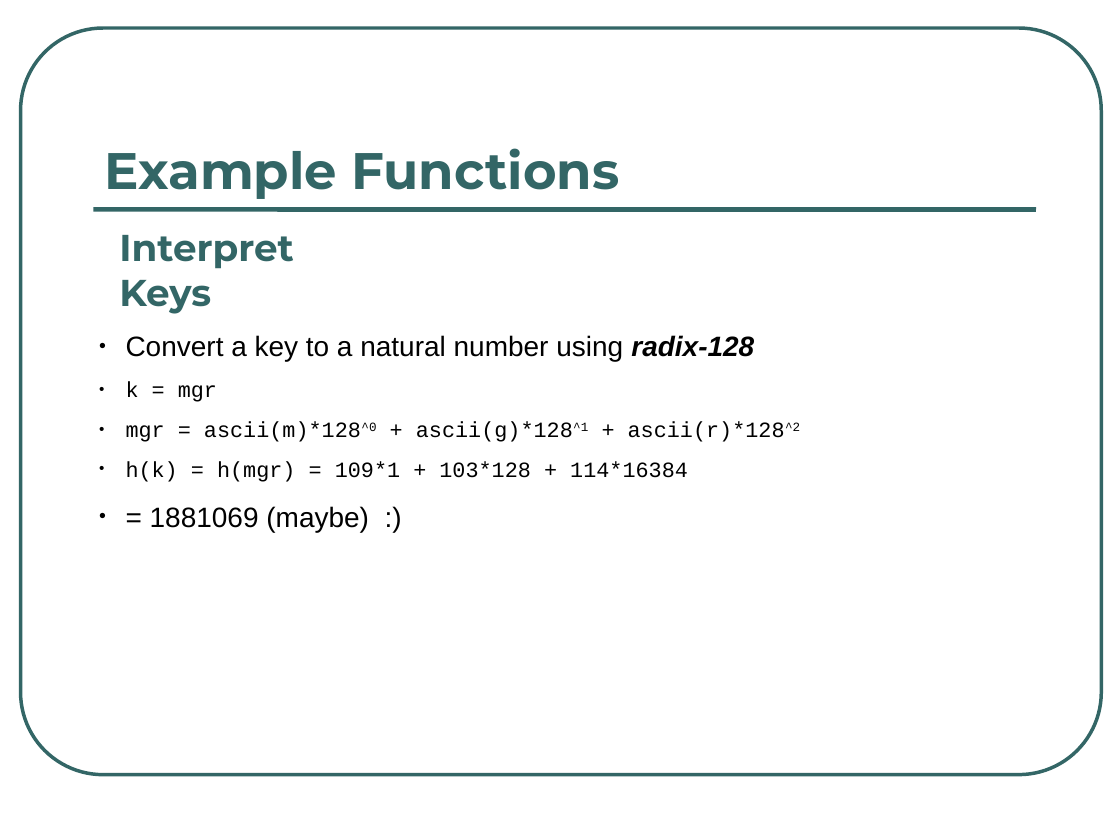
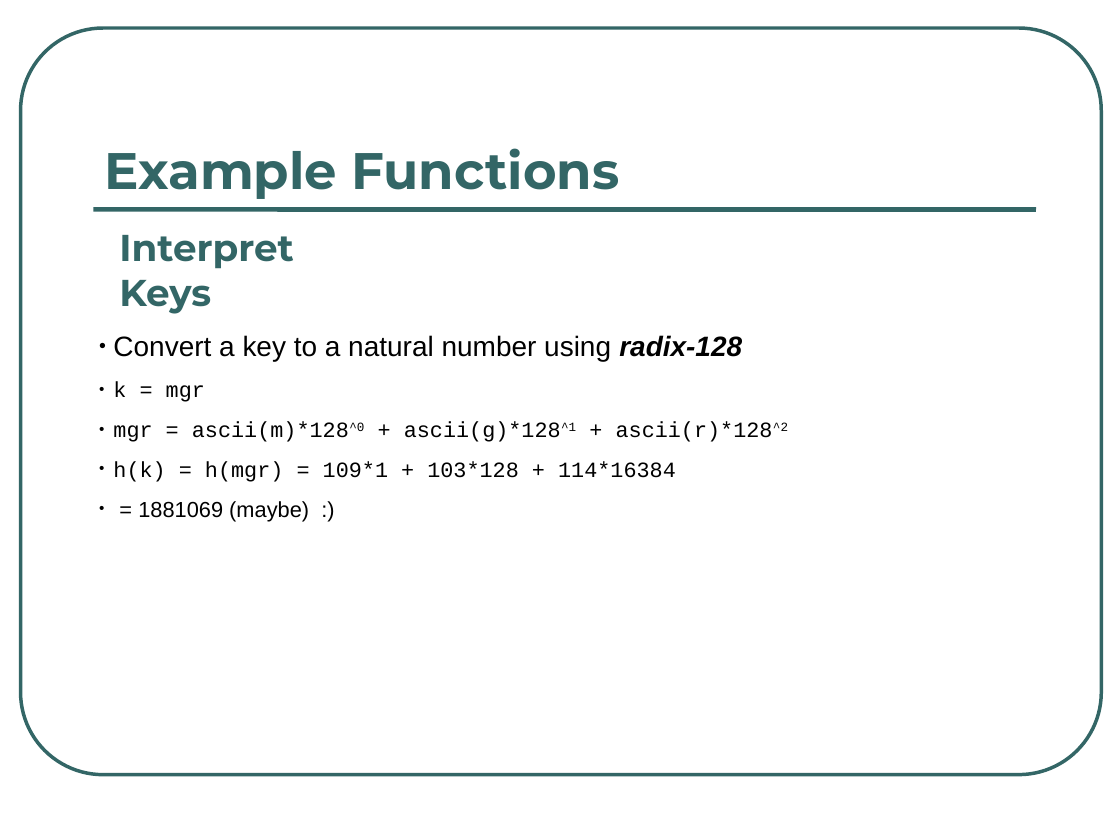
Before and after one commit to rugbyprof/3013-Algorithms, a slide deck: slide 27 of Lectures/L09/Hashing.ppt. Drawn at 1120x840 pixels with LibreOffice and Linux fonts; fonts in the diff are those of the drawing. Boxes give left, top, right and bottom in pixels: in the first picture for what was removed or moved away, otherwise in the second. Text is boxed around its words. In the diff, an @@ line names an element or a change of style, - is before the commit and + after.

```diff
--- a/Lectures/L09/Hashing.ppt
+++ b/Lectures/L09/Hashing.ppt
@@ text "Convert a key to a ..." at bbox=[113, 335, 788, 521]: size 18 to 14 pt in "= 1881069 (maybe) :)"; indent changed; less space between paragraphs @@
```
Also in this commit, not shown: 20 other slides changed.
